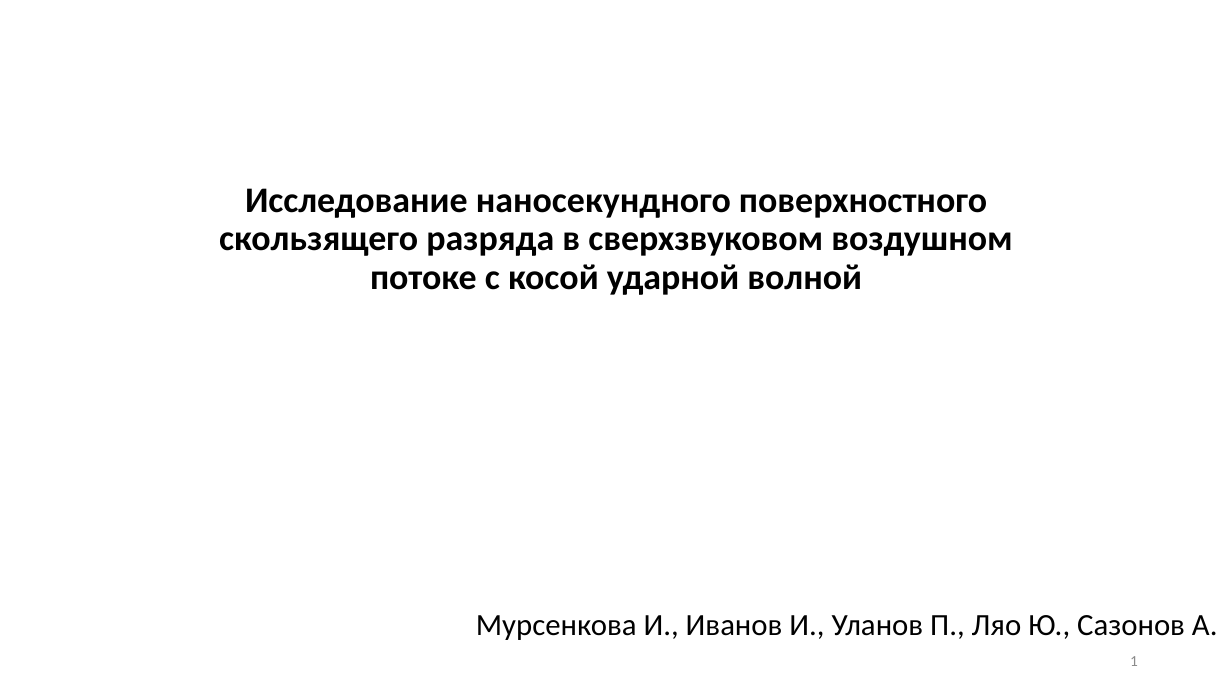
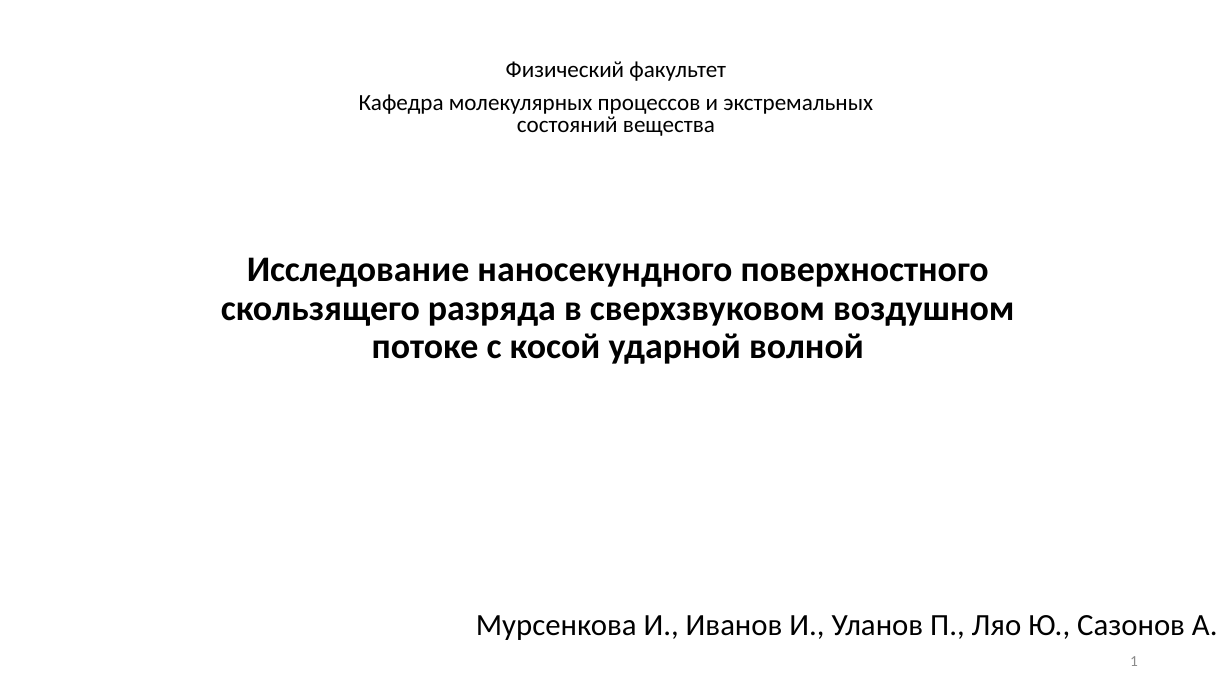
Before and after one commit to ulanich/msu, a slide deck: slide 1 of конференция/конференция.pptx. Drawn at 1232x693 pixels with LibreOffice and Linux fonts; fonts in the diff are those of the drawing. Boxes give left, top, right and bottom in pixels: in the first picture for what was removed or moved away, otherwise in the second. Text is boxed around its words. In the diff, an @@ line names an element or a change of style, - is before the commit and + after.

```diff
--- a/конференция/конференция.pptx
+++ b/конференция/конференция.pptx
@@ text added at box(359, 61, 873, 136), 18 pt, text #000000 @@
+Физический факультет
+Кафедра молекулярных процессов и экстремальных состояний вещества
@@ title "Исследование наносекундного поверхностного скользящего разря ...": place and size @@
-title "Исследование наносекундного поверхностного скользящего разря ..." at box(219, 194, 1012, 295)
+title "Исследование наносекундного поверхностного скользящего разря ..." at box(221, 263, 1014, 364)
```
Also in this commit, not shown: 7 other slides changed, 3 slides added.
